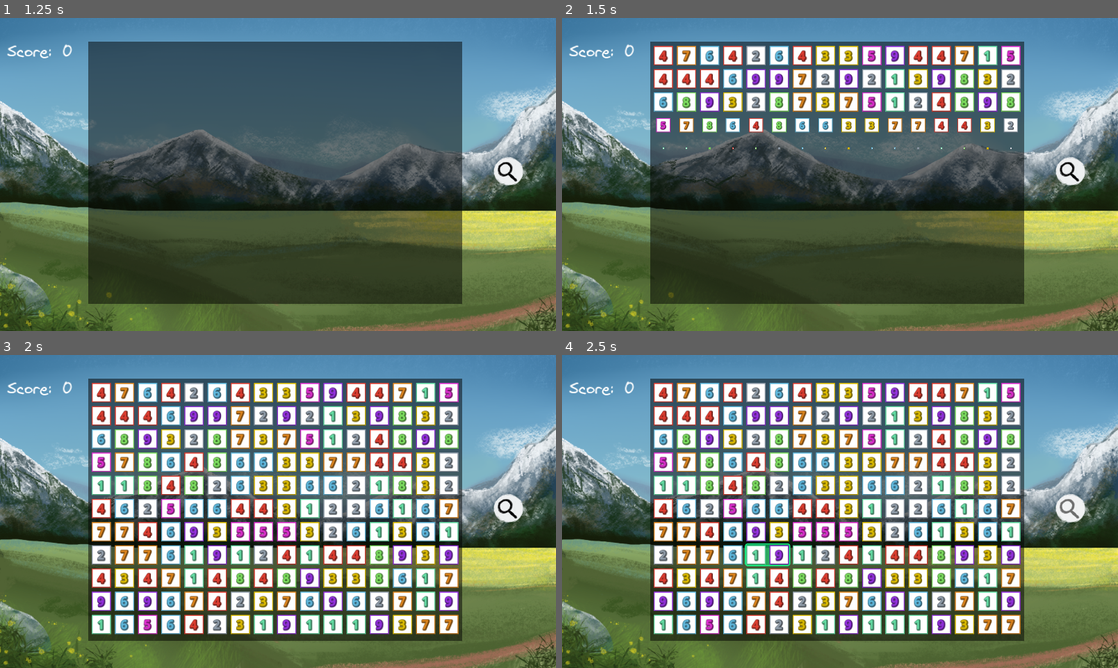
Above: before the commit, frames 1-4 (two rows, left to right).
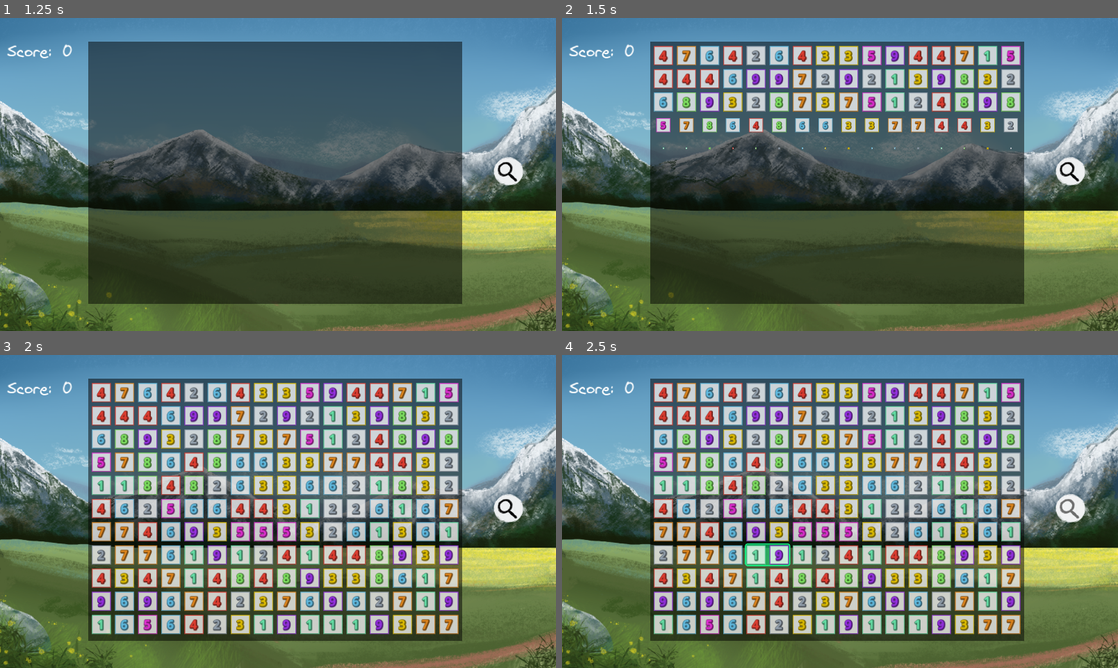
Above: after the commit, the same moments.

Repository: Yngwarr/tens
Game: Godot game, scene res://scenes/MainMenu.tscn
The game is run twice, just before and just after one commit, with the same random seed, the same clock (stepped at 60 frames per second) and the same inputs.
Inputs (mouse positions are in pixels of both pictures, inside the frame that each line leads up to):
- Up to frame 1 (1.25 s): click "Start" at 0.5 s
- Up to frame 2 (1.5 s): click (1067, 171) at 1.25 s
- Up to frame 3 (2 s): no input
- Up to frame 4 (2.5 s): click (1067, 508) at 2 s

Frame 1 is identical in both runs. In frame 2, 8.5% of the frame differs, in the area x 16-83%, y 8-42%; in frame 3, 27%; in frame 4, 27%, in the area x 16-83%, y 8-90%.

Commit message:
add sounds

Diff:
--- a/scenes/Game.tscn
+++ b/scenes/Game.tscn
@@ -19,6 +19,8 @@
 [ext_resource type="Script" path="res://src/Grid.gd" id="9_sd0hf"]
 [ext_resource type="PackedScene" uid="uid://bbmiblmihgxla" path="res://scenes/Hint.tscn" id="10_ra2ve"]
 [ext_resource type="Script" path="res://src/Solver.gd" id="12_ntxpy"]
+[ext_resource type="AudioStream" uid="uid://sip788ays8k2" path="res://sfx/kenney_iface/click_002.ogg" id="20_jtnx0"]
+[ext_resource type="AudioStream" uid="uid://dhsfcanwnf5n0" path="res://sfx/kenney_iface/drop_003.ogg" id="20_yogje"]
 
 [sub_resource type="InputEventAction" id="InputEventAction_g214j"]
 action = &"game_hint"
@@ -463,7 +465,7 @@
 "start": SubResource("Animation_kp7j3")
 }
 
-[node name="Game" type="Node2D" node_paths=PackedStringArray("pause_ctl", "pause_menu", "highlight", "hint", "grid", "solver", "sum_label", "score_label", "final_score_label", "hint_button", "anim", "protection_layer")]
+[node name="Game" type="Node2D" node_paths=PackedStringArray("pause_ctl", "pause_menu", "highlight", "hint", "grid", "solver", "sum_label", "score_label", "final_score_label", "hint_button", "anim", "protection_layer", "hint_sound")]
 script = ExtResource("1_wmfvw")
 pause_ctl = NodePath("Pause")
 pause_menu = NodePath("PauseMenu")
@@ -477,6 +479,7 @@
 hint_button = NodePath("HUD/Hint")
 anim = NodePath("AnimationPlayer")
 protection_layer = NodePath("ProtectionLayer")
+hint_sound = NodePath("HintSound")
 
 [node name="Background" parent="." instance=ExtResource("2_cmwjy")]
 
@@ -721,12 +724,13 @@
 visible = false
 modulate = Color(0.909005, 0.86517, 2.31028e-06, 1)
 
-[node name="Grid" type="Node2D" parent="." node_paths=PackedStringArray("front_layer", "appear_timer")]
+[node name="Grid" type="Node2D" parent="." node_paths=PackedStringArray("front_layer", "appear_timer", "appear_sound")]
 position = Vector2(594, 342)
 script = ExtResource("9_sd0hf")
 inner_node = ExtResource("9_7gv6k")
 front_layer = NodePath("../FrontLayer")
 appear_timer = NodePath("../AppearTimer")
+appear_sound = NodePath("../AppearSound")
 
 [node name="AppearTimer" type="Timer" parent="."]
 wait_time = 0.05
@@ -740,4 +744,15 @@
 "": SubResource("AnimationLibrary_lb3xy")
 }
 
+[node name="AppearSound" type="AudioStreamPlayer" parent="."]
+stream = ExtResource("20_jtnx0")
+volume_db = 6.0
+pitch_scale = 1.5
+bus = &"SFX"
+
+[node name="HintSound" type="AudioStreamPlayer" parent="."]
+stream = ExtResource("20_yogje")
+pitch_scale = 0.6
+bus = &"SFX"
+
 [editable path="Background"]
--- a/scenes/Highlight.tscn
+++ b/scenes/Highlight.tscn
@@ -2,9 +2,9 @@
 
 [ext_resource type="Texture2D" uid="uid://cd4ekqotmppqf" path="res://img/highlight.png" id="1_efhjy"]
 [ext_resource type="Script" path="res://src/Highlight.gd" id="2_86qa4"]
-[ext_resource type="AudioStream" uid="uid://b48qi4wxh7qp7" path="res://sfx/click_002.ogg" id="3_jwcca"]
-[ext_resource type="AudioStream" uid="uid://f0kivppehag6" path="res://sfx/click_001.ogg" id="3_r3vdx"]
-[ext_resource type="AudioStream" uid="uid://cfkhd4o23j4dy" path="res://sfx/drop_003.ogg" id="5_6oexd"]
+[ext_resource type="AudioStream" uid="uid://jhqiujjg8nj5" path="res://sfx/kenney_iface/pluck_001.ogg" id="5_ptglk"]
+[ext_resource type="AudioStream" uid="uid://sip788ays8k2" path="res://sfx/kenney_iface/click_002.ogg" id="6_5ef4h"]
+[ext_resource type="AudioStream" uid="uid://yio5igb1uhi5" path="res://sfx/kenney_iface/click_001.ogg" id="7_ln5do"]
 
 [sub_resource type="StyleBoxTexture" id="StyleBoxTexture_o2sfh"]
 texture = ExtResource("1_efhjy")
@@ -15,7 +15,7 @@
 
 [sub_resource type="RectangleShape2D" id="RectangleShape2D_ks2s0"]
 
-[node name="Highlight" type="Panel" node_paths=PackedStringArray("area", "collider", "player")]
+[node name="Highlight" type="Panel" node_paths=PackedStringArray("area", "collider", "resize_sfx", "clear_sfx", "fail_sfx")]
 modulate = Color(0.72549, 0.309804, 0.219608, 1)
 offset_right = 48.0
 offset_bottom = 48.0
@@ -24,10 +24,9 @@
 script = ExtResource("2_86qa4")
 area = NodePath("Area2D")
 collider = NodePath("Area2D/CollisionShape2D")
-player = NodePath("AudioStreamPlayer")
-resize_sfx = ExtResource("3_jwcca")
-clear_sfx = ExtResource("3_r3vdx")
-fail_sfx = ExtResource("5_6oexd")
+resize_sfx = NodePath("ResizePlayer")
+clear_sfx = NodePath("ClearPlayer")
+fail_sfx = NodePath("FailPlayer")
 
 [node name="Area2D" type="Area2D" parent="."]
 collision_layer = 2
@@ -36,5 +35,18 @@
 shape = SubResource("RectangleShape2D_ks2s0")
 debug_color = Color(0.730705, 0.233905, 1, 0.42)
 
-[node name="AudioStreamPlayer" type="AudioStreamPlayer" parent="."]
+[node name="ResizePlayer" type="AudioStreamPlayer" parent="."]
+stream = ExtResource("6_5ef4h")
+volume_db = 6.0
 bus = &"SFX"
+
+[node name="ClearPlayer" type="AudioStreamPlayer" parent="."]
+stream = ExtResource("7_ln5do")
+volume_db = 6.0
+bus = &"SFX"
+
+[node name="FailPlayer" type="AudioStreamPlayer" parent="."]
+stream = ExtResource("5_ptglk")
+volume_db = -9.0
+pitch_scale = 0.5
+bus = &"SFX"
--- a/scenes/NumberCell.tscn
+++ b/scenes/NumberCell.tscn
@@ -113,9 +113,11 @@
 [node name="View" type="Node2D" parent="."]
 
 [node name="Cell" type="Sprite2D" parent="View"]
+self_modulate = Color(1, 1, 1, 0.752941)
 texture = ExtResource("2_6old5")
 
 [node name="Frame" type="Sprite2D" parent="View/Cell"]
+self_modulate = Color(1, 1, 1, 0.752941)
 texture = ExtResource("3_35xo7")
 
 [node name="Label" type="Label" parent="View/Cell"]
--- a/src/Game.gd
+++ b/src/Game.gd
@@ -20,6 +20,7 @@
 @export var hint_button: BaseButton
 @export var anim: AnimationPlayer
 @export var protection_layer: CanvasLayer
+@export var hint_sound: AudioStreamPlayer
 
 var score: int = 0
 
@@ -68,6 +69,7 @@
 	if hint.visible:
 		return
 
+	hint_sound.play()
 	hint.appear(solver.next_hint)
 
 func finish() -> void:
--- a/src/Grid.gd
+++ b/src/Grid.gd
@@ -11,6 +11,7 @@
 @export_range(0, 100) var width: int = 16
 @export_range(0, 100) var height: int = 11
 @export var appear_timer: Timer
+@export var appear_sound: AudioStreamPlayer
 
 var first_point := Vector2.ZERO
 var second_point := Vector2.ZERO
@@ -100,7 +101,6 @@
     appear_timer.start()
 
 func appear_corner() -> void:
-    print("corner? ", appear_step)
     if appear_step == width + height:
         finish_appearing()
         return
@@ -113,6 +113,7 @@
         get_child(x + y * width).appear()
 
     appear_step += 1
+    appear_sound.play()
 
 func appear_down() -> void:
     print("down? ", appear_step)
@@ -127,6 +128,7 @@
         get_child(i).appear()
 
     appear_step += 1
+    appear_sound.play()
 
 func appear_left() -> void:
     print("left? ", appear_step)
@@ -138,6 +140,7 @@
         get_child(i).appear()
 
     appear_step += 1
+    appear_sound.play()
 
 func finish_appearing() -> void:
     appear_timer.stop()
--- a/src/Highlight.gd
+++ b/src/Highlight.gd
@@ -5,10 +5,9 @@
 
 @export var area: Area2D
 @export var collider: CollisionShape2D
-@export var player: AudioStreamPlayer
-@export var resize_sfx: AudioStream
-@export var clear_sfx: AudioStream
-@export var fail_sfx: AudioStream
+@export var resize_sfx: AudioStreamPlayer
+@export var clear_sfx: AudioStreamPlayer
+@export var fail_sfx: AudioStreamPlayer
 
 var sum: int = 0
 
@@ -32,14 +31,12 @@
     collider.shape.size = rect.size - Vector2(8, 8)
     collider.position = rect.size / 2.
 
-    player.stream = resize_sfx
-    player.play()
+    resize_sfx.play()
 
 func toggle(on: bool) -> void:
     visible = on
     if on:
-        player.stream = resize_sfx
-        player.play()
+        resize_sfx.play()
     else:
         collider.shape.size = Vector2.ZERO
         collider.global_position = Vector2.ZERO
@@ -58,11 +55,9 @@
         parent.remove()
         amount += 1
 
-    player.stream = clear_sfx
-    player.play()
+    clear_sfx.play()
 
     return amount
 
 func fail() -> void:
-    player.stream = fail_sfx
-    player.play()
+    fail_sfx.play()
Not shown: 1 places in scenes/Game.tscn that only renumber resources
Not shown, added: sfx/kenney_iface/back_001.ogg.import
Not shown, added: sfx/kenney_iface/back_002.ogg.import
Not shown, added: sfx/kenney_iface/back_003.ogg.import
Not shown, added: sfx/kenney_iface/back_004.ogg.import
Not shown, added: sfx/kenney_iface/bong_001.ogg.import
Not shown, added: sfx/kenney_iface/click_001.ogg.import
Not shown, added: sfx/kenney_iface/click_002.ogg.import
Not shown, added: sfx/kenney_iface/click_003.ogg.import
Not shown, added: sfx/kenney_iface/click_004.ogg.import
Not shown, added: sfx/kenney_iface/click_005.ogg.import
Not shown, added: sfx/kenney_iface/close_001.ogg.import
(and 189 more such lines)
